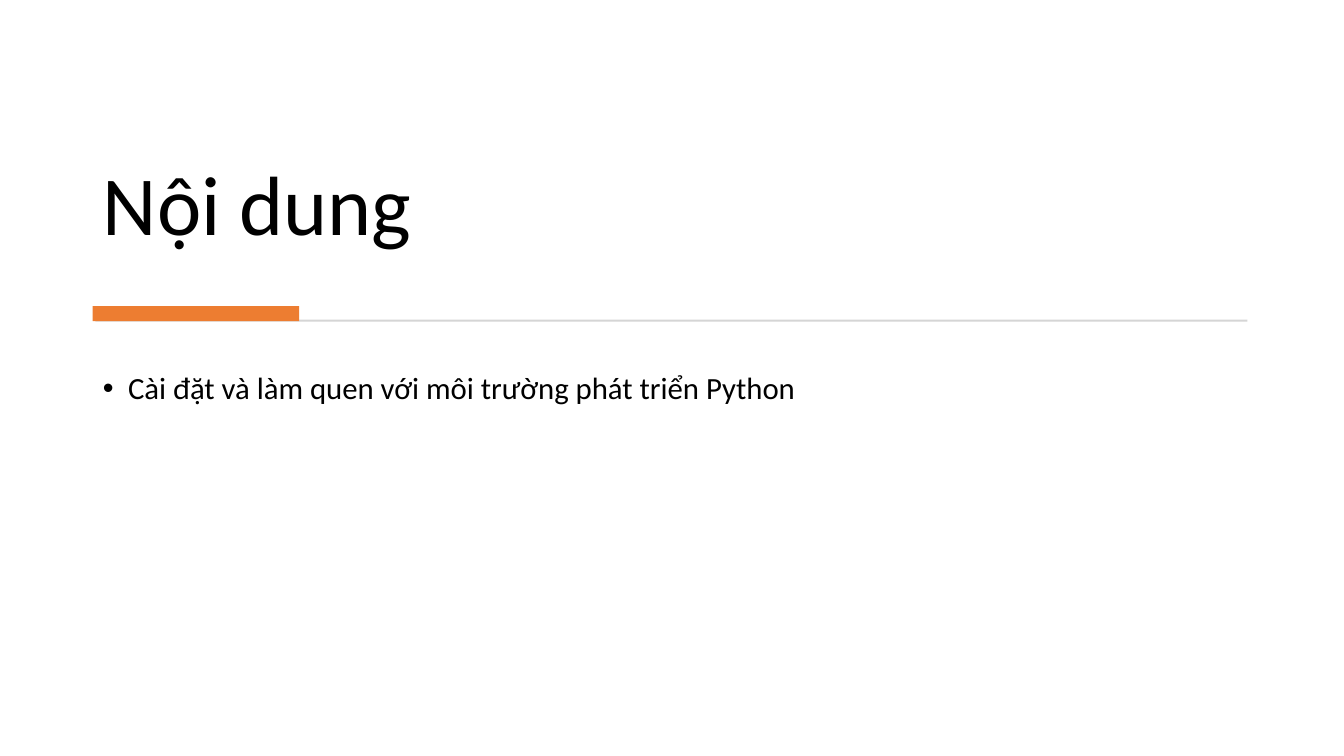
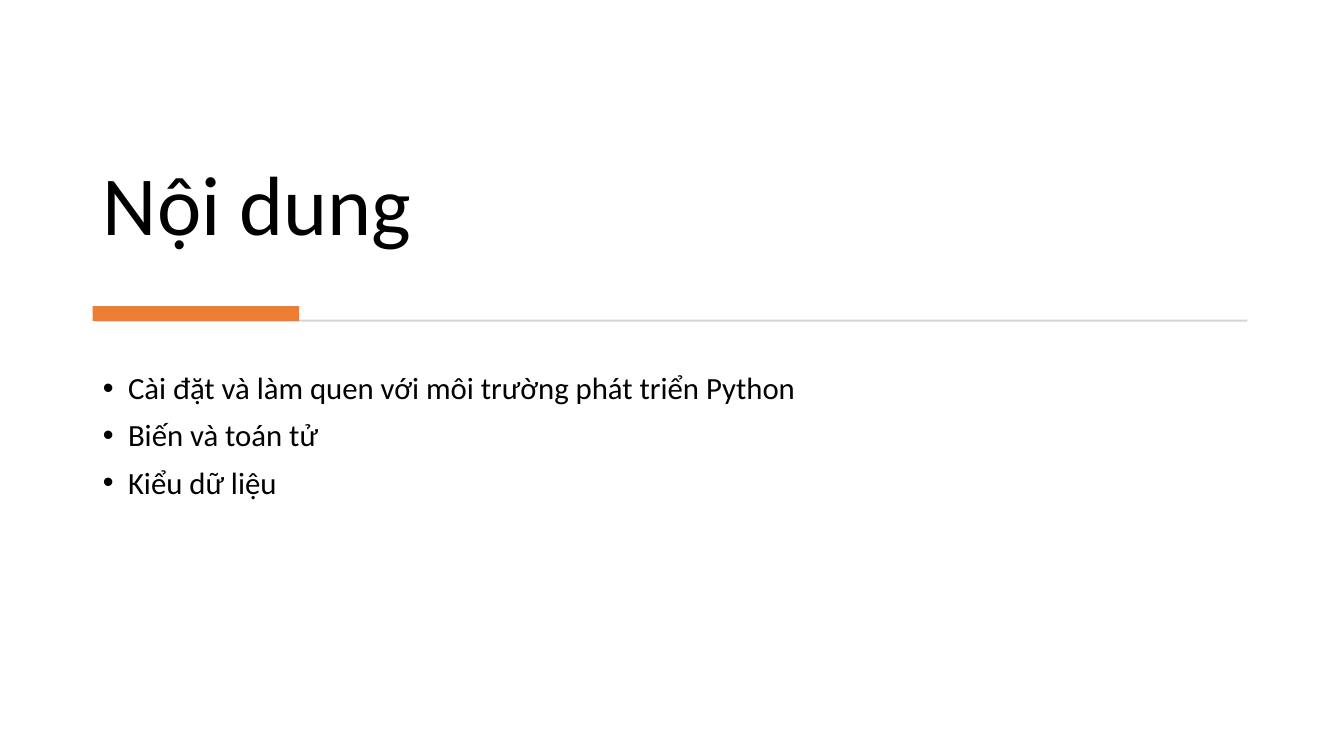
Before and after one commit to levinhhoang16/PyOpenCVCourse, a slide deck: slide 2 of Lecture/PythonCoban.pptx. Drawn at 1344x756 pixels with LibreOffice and Linux fonts; fonts in the diff are those of the drawing. Boxes give left, top, right and bottom in pixels: in the first picture for what was removed or moved away, otherwise in the second. Text is boxed around its words. In the diff, an @@ line names an element or a change of style, - is before the commit and + after.

Commit message:
Update Lecture

```diff
--- a/Lecture/PythonCoban.pptx
+++ b/Lecture/PythonCoban.pptx
@@ text at (128, 423, 318, 499): paragraphs added @@
+• Biến và toán tử
+• Kiểu dữ liệu
```
Also in this commit, not shown: 15 slides added.
